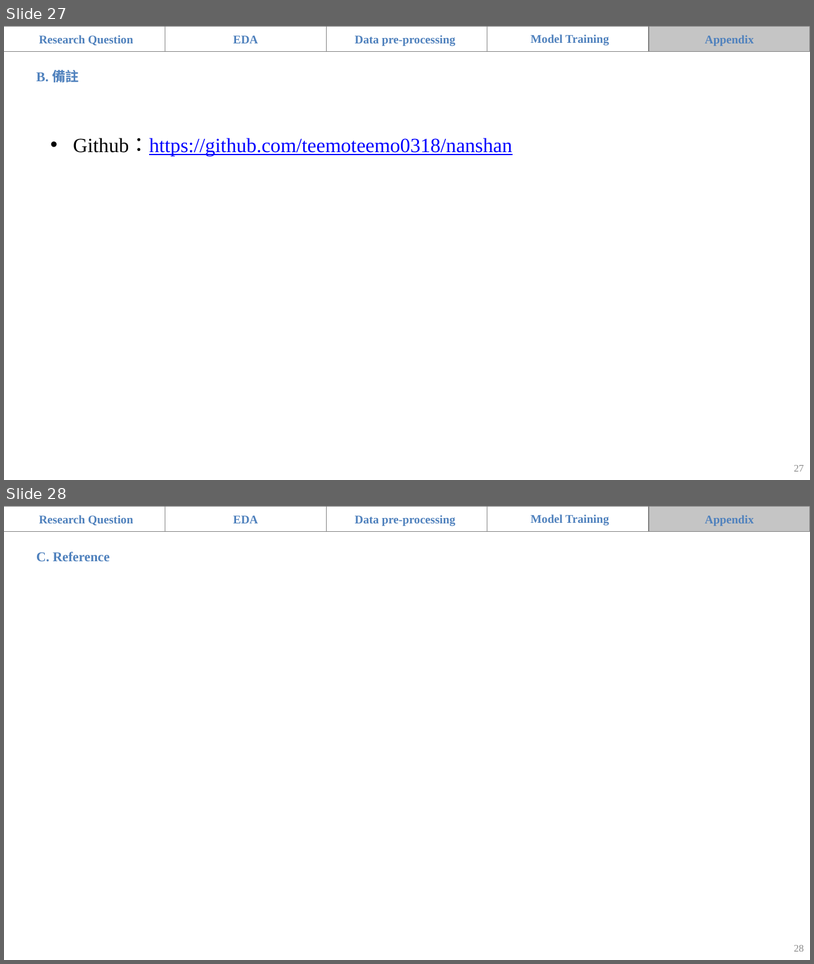
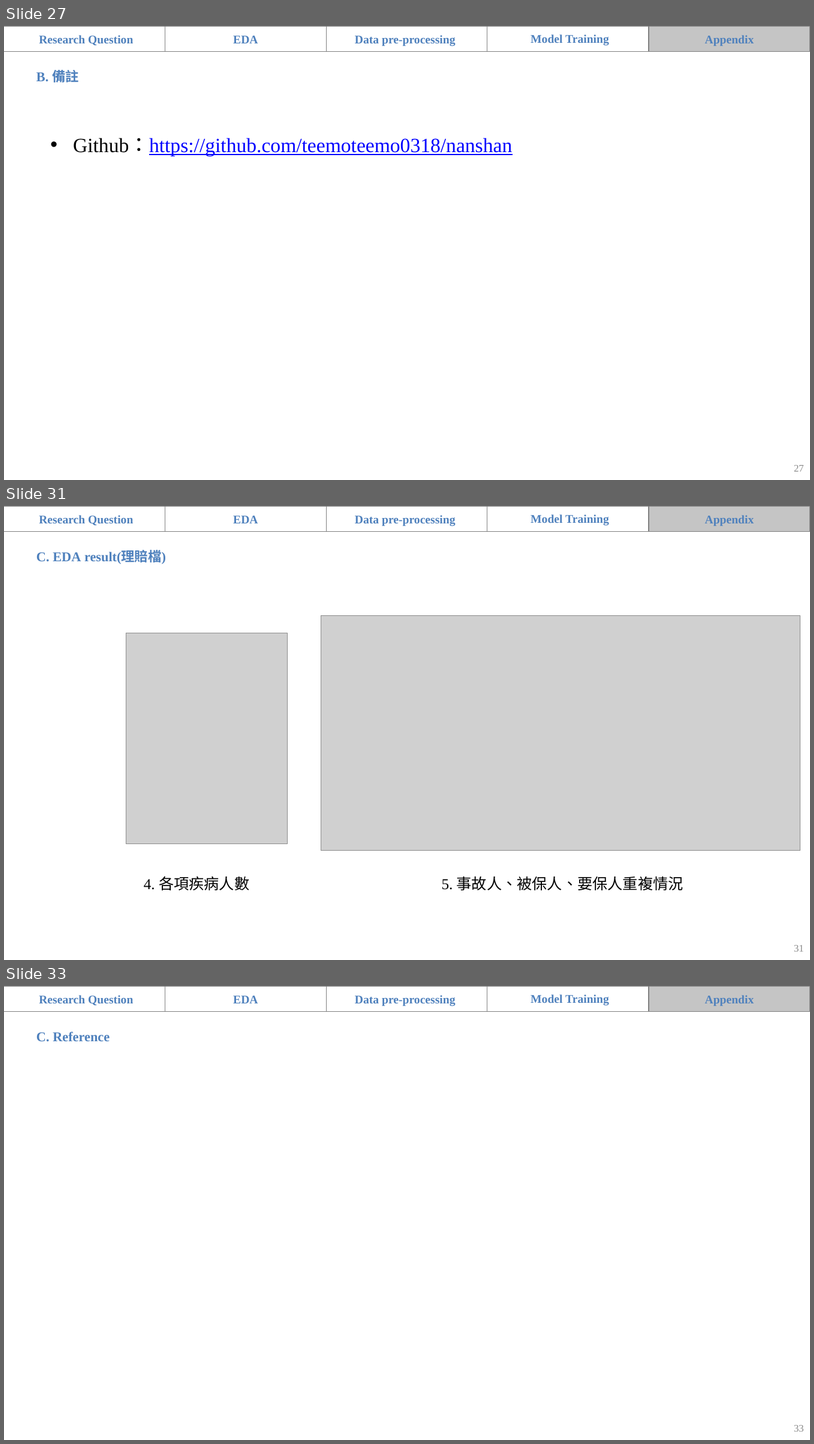
Before and after one commit to teemoteemo0318/nanshan, a slide deck: 南山_題目一_組別二.pptx. Shown one above the other, each under a label of ours: slides 27 and 28 before the commit, slides 27, 31 and 33 after it; the slides between them are not shown. The pictures are 814x964 and 814x1444 pixels, drawn with LibreOffice and Linux fonts; fonts in the diff are those of the drawing; grey boxes stand for pictures; background and template pictures are left out. Boxes give left, top, right and bottom in pixels: in the first picture for what was removed or moved away, otherwise in the second. Text is boxed around its words. In the diff, an @@ line names an element or a change of style, - is before the commit and + after.

```diff
--- a/南山_題目一_組別二.pptx
+++ b/南山_題目一_組別二.pptx
@@ slide 31 added at bbox=[4, 506, 810, 960], background picture (left out) @@
@@ rectangle added at bbox=[4, 506, 810, 531], fill #FFFFFF, outline #FFFFFF 2 pt @@
@@ rectangle added at bbox=[4, 506, 165, 531], fill #FFFFFF, outline #808080 0.75 pt @@
@@ text added at bbox=[39, 515, 133, 525], 14 pt, text #4F81BD, bold @@
+Research Question
@@ rectangle added at bbox=[165, 506, 327, 531], fill #FFFFFF at 30% opacity, outline #808080 0.75 pt @@
@@ text added at bbox=[233, 516, 258, 523], 14 pt, text #4F81BD, bold @@
+EDA
@@ rectangle added at bbox=[326, 506, 488, 531], fill #FFFFFF at 30% opacity, outline #808080 0.75 pt @@
@@ text added at bbox=[355, 515, 456, 526], 14 pt, text #4F81BD, bold @@
+Data pre-processing
@@ rectangle added at bbox=[488, 506, 650, 531], fill #FFFFFF at 30% opacity, outline #808080 0.75 pt @@
@@ text added at bbox=[531, 514, 609, 526], 14 pt, text #4F81BD, bold @@
+Model Training
@@ rectangle added at bbox=[650, 506, 810, 531], fill #404040 at 30% opacity, outline #808080 0.75 pt @@
@@ text added at bbox=[705, 515, 755, 526], 14 pt, text #4F81BD, bold @@
+Appendix
@@ text added at bbox=[36, 551, 166, 564], 16 pt, text #4F81BD, bold @@
+C. EDA result(理賠檔)
@@ picture added at bbox=[321, 615, 801, 850] @@
@@ picture added at bbox=[126, 633, 288, 844] @@
@@ text added at bbox=[144, 876, 249, 890], 18 pt, text #000000 @@
+4. 各項疾病人數
@@ text added at bbox=[442, 876, 684, 890], 18 pt, text #000000 @@
+5. 事故人、被保人、要保人重複情況
@@ page number added at bbox=[794, 945, 804, 951], 12 pt, text #8C8C8C @@
+31
@@ what was slide 28 is now slide 33 @@
@@ page number at bbox=[794, 1425, 804, 1431]: text changed @@
-28
+33
```
Also in this commit, not shown: 4 slides changed, 4 other slides added, 3 other files.
